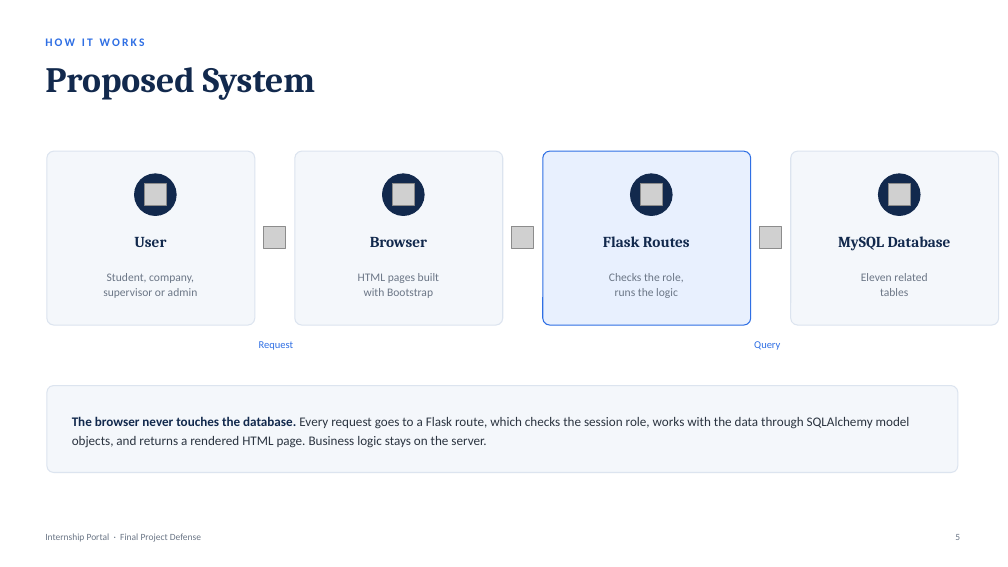
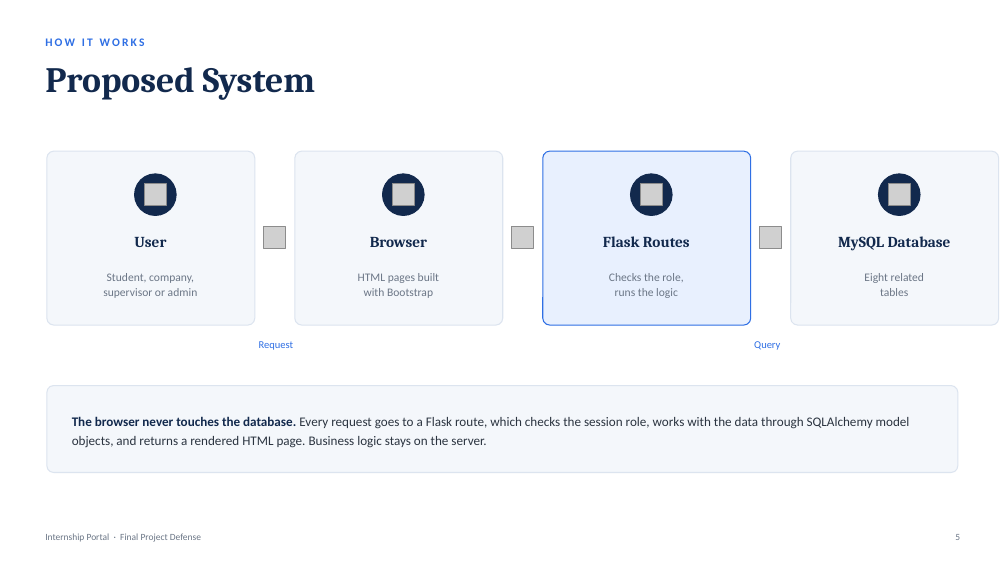
Before and after one commit to RamSinghKarki/Internship_Portal, a slide deck: slide 5 of docs/Final_Defense_Presentation.pptx. Drawn at 1008x567 pixels with LibreOffice and Linux fonts; fonts in the diff are those of the drawing; grey boxes stand for pictures. Boxes give left, top, right and bottom in pixels: in the first picture for what was removed or moved away, otherwise in the second. Text is boxed around its words. In the diff, an @@ line names an element or a change of style, - is before the commit and + after.

```diff
--- a/docs/Final_Defense_Presentation.pptx
+++ b/docs/Final_Defense_Presentation.pptx
@@ text at bbox=[864, 273, 924, 283]: text changed @@
-Eleven related
+Eight related
```
Also in this commit, not shown: 8 other slides changed, 43 other files.
